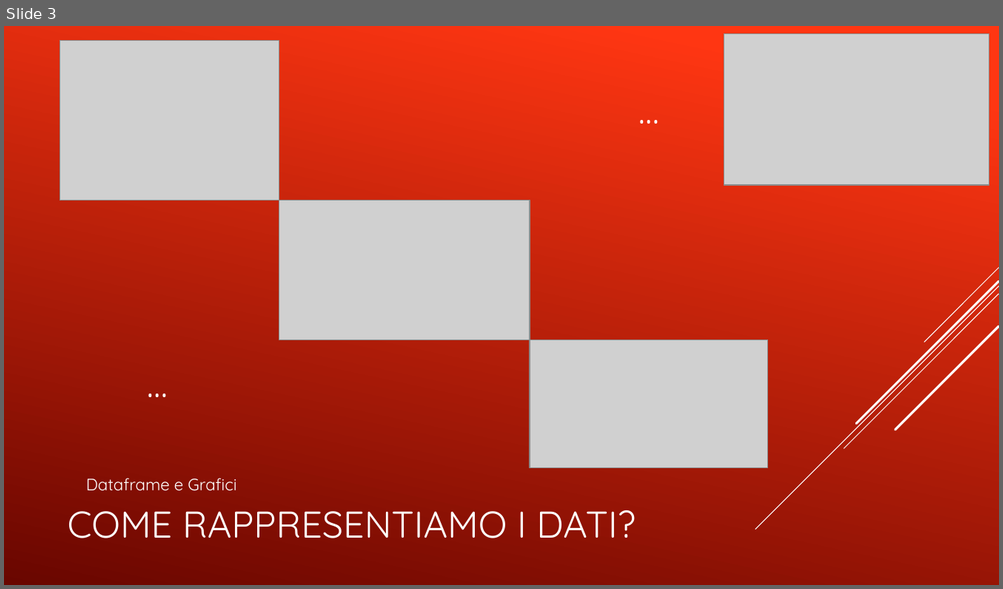
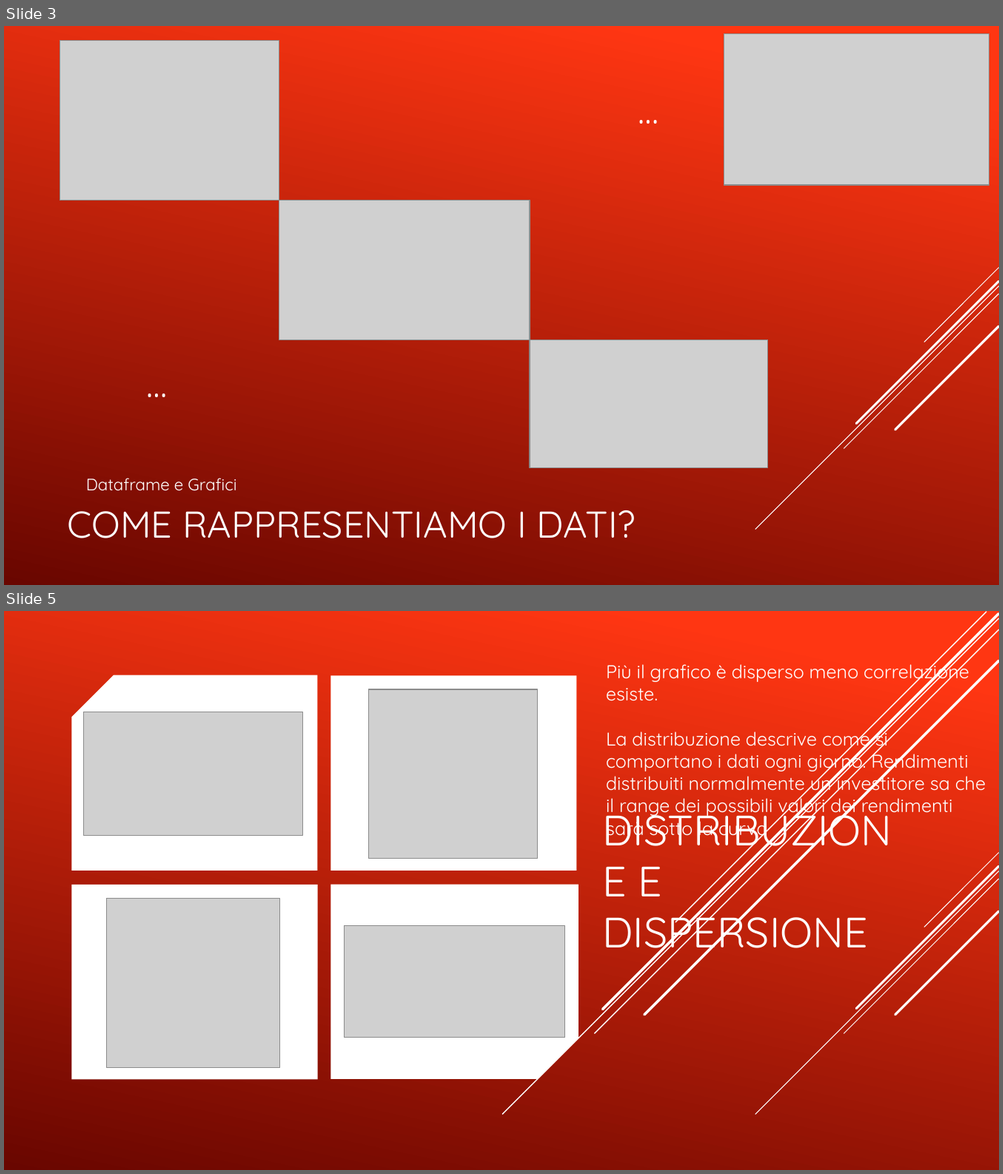
Before and after one commit to Simonotos/BusinessProject, a slide deck: PresentazioneProgettoBFS.pptx. Shown one above the other, each under a label of ours: slide 3 before the commit, slides 3 and 5 after it; the slides between them are not shown. The pictures are 1003x589 and 1003x1174 pixels, drawn with LibreOffice and Linux fonts; fonts in the diff are those of the drawing; grey boxes stand for pictures. Boxes give left, top, right and bottom in pixels: in the first picture for what was removed or moved away, otherwise in the second. Text is boxed around its words. In the diff, an @@ line names an element or a change of style, - is before the commit and + after.

```diff
--- a/PresentazioneProgettoBFS.pptx
+++ b/PresentazioneProgettoBFS.pptx
@@ slide 5 added at (x1=4, y1=611, x2=999, y2=1170), background gradient #FF3712 to #6A0600 @@
@@ line added from (999, 618) to (503, 1115), #FFFFFF 1 pt @@
@@ line added from (999, 629) to (595, 1034), #FFFFFF 1 pt @@
@@ line added from (999, 614) to (603, 1009), #FFFFFF 2.5 pt @@
@@ line added from (986, 612) to (675, 923), #FFFFFF 1 pt @@
@@ snip rect added at (x1=72, y1=675, x2=318, y2=871), fill #FFFFFF @@
@@ snip rect added at (x1=331, y1=676, x2=577, y2=871), fill #FFFFFF @@
@@ text added at (x1=606, y1=659, x2=985, y2=840), 18 pt, text #FFFFFF @@
+Più il grafico è disperso meno correlazione esiste.
+La distribuzione descrive come si comportano i dati ogni giorno. Rendimenti distribuiti normalmente un investitore sa che il range dei possibili valori dei rendimenti sarà sotto la curva
@@ line added from (999, 661) to (644, 1015), #FFFFFF 2.5 pt @@
@@ picture added at (x1=368, y1=689, x2=538, y2=859) @@
@@ picture added at (x1=83, y1=712, x2=302, y2=835) @@
@@ title added at (x1=603, y1=866, x2=868, y2=959), 41 pt, text #FFFFFF @@
+DISTRIBUZIONE E DISPERSIONE
@@ snip rect added at (x1=72, y1=885, x2=318, y2=1079), fill #FFFFFF @@
@@ picture added at (x1=106, y1=898, x2=279, y2=1068) @@
@@ snip rect added at (x1=331, y1=885, x2=578, y2=1079), fill #FFFFFF @@
@@ group added at (x1=755, y1=853, x2=999, y2=1115): 5 lines @@
@@ picture added at (x1=344, y1=926, x2=565, y2=1038) @@
```
Also in this commit, not shown: 3 slides changed, 6 other slides added, 3 slides removed.
